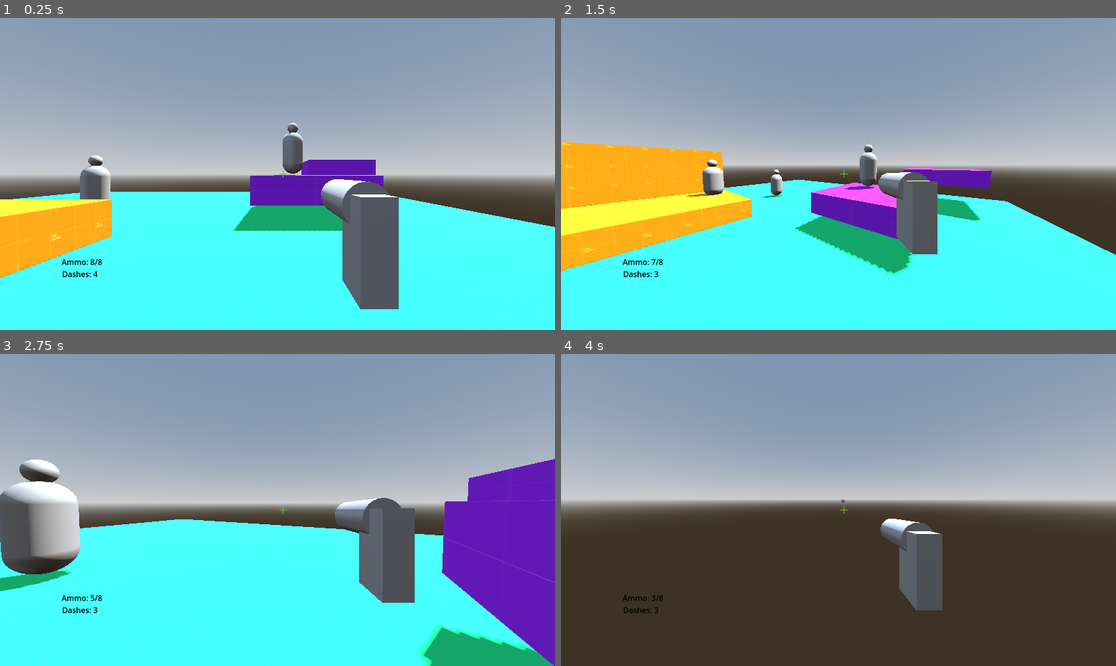
Above: before the commit, frames 1-4 (two rows, left to right).
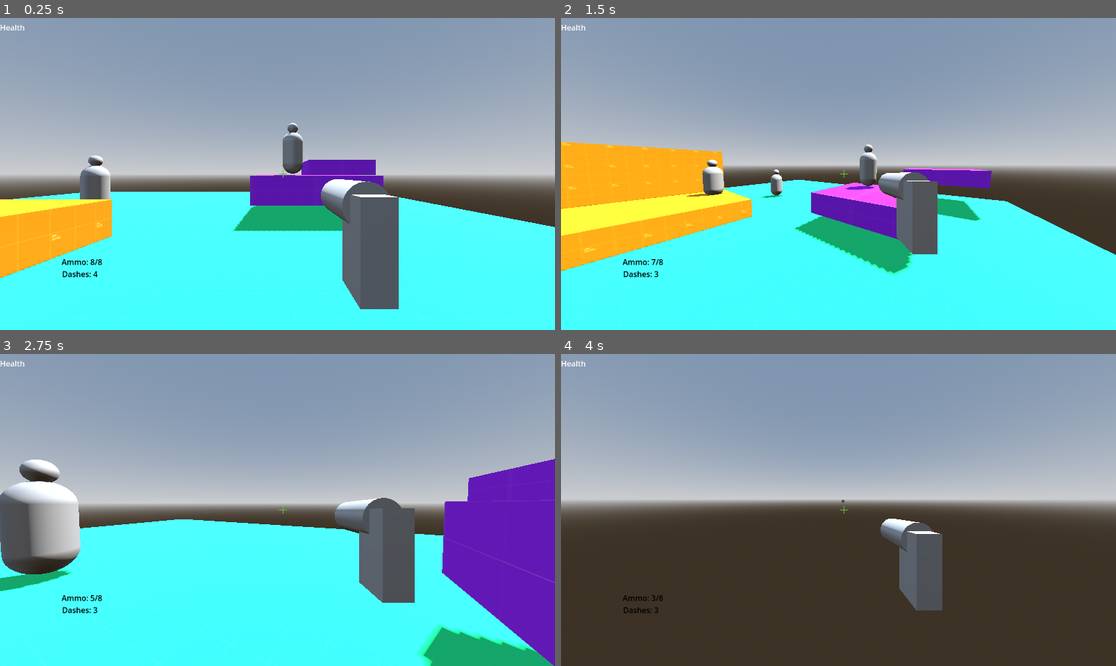
Above: after the commit, the same moments.

Repository: R1fty0/RetroShooter
Game: Godot game, scene res://scenes/environments/main.tscn
Same seed, same stepped clock (60 frames per second), same inputs: the game is played once before the commit and once after it. Before the commit the project starts from res://scenes/main.tscn.
Inputs (mouse positions are in pixels of both pictures, inside the frame that each line leads up to):
- Up to frame 1 (0.25 s): no input
- Up to frame 2 (1.5 s): tap Enter (ui_accept) at 0.5 s; move the mouse to (960, 158) at 0.52 s; press the mouse at (960, 158) at 0.53 s; hold D (right) 0.53-1.28 s; tap Space (jump) at 0.77 s; move the mouse to (810, 174) at 1.27 s; release the mouse at (810, 174) at 1.28 s; hold W (forward) from 1.28 s (still down); tap Q (dash) at 1.35 s
- Up to frame 3 (2.75 s): keep holding W (forward); tap Space (jump) at 1.52 s; click (249, 510) at 1.55 s; move the mouse to (288, 503) at 2.02 s; press the mouse at (288, 503) at 2.03 s
- Up to frame 4 (4 s): keep holding W (forward); move the mouse to (832, 516) at 2.77 s; release the mouse at (832, 516) at 2.78 s; click (832, 516) at 2.85 s; tap Space (jump) at 3.02, 3.77 s; move the mouse to (877, 513) at 3.52 s; hold Q (dash) from 3.53 s (still down); click (877, 513) at 3.8 s

The runs differ from the first frame. In frame 1, less than 0.1% of the frame differs, in the area x 0-5%, y 2-5%; in frame 2, less than 0.1%; in frame 3, less than 0.1%; in frame 4, less than 0.1%.

Commit message:
refactor: common_components folder is now common

Diff:
--- a/scenes/common_components/hitbox/hitbox.tscn
+++ b/common/components/hitbox/hitbox.tscn
@@ -1,6 +1,6 @@
 [gd_scene load_steps=2 format=3 uid="uid://o8wa2e14weyj"]
 
-[ext_resource type="Script" uid="uid://cxe6wigtm4atd" path="res://scenes/common_components/hitbox/hitbox.gd" id="1_johii"]
+[ext_resource type="Script" uid="uid://cxe6wigtm4atd" path="res://common/components/hitbox/hitbox.gd" id="1_johii"]
 
 [node name="Hitbox" type="Area3D"]
 script = ExtResource("1_johii")
--- a/scenes/common_components/projectile/projectile.gd
+++ b/common/components/projectile/projectile.gd
@@ -14,7 +14,7 @@
 	# Move projectile if we don't hit anything.
 	global_position += displacement
 	# Rotate to face movement direction
-	look_at(global_position + displacement, Vector3.UP)
+	##look_at(global_position + displacement, Vector3.UP)
 
 func _projectile_col_detection(displacement: Vector3):
 	# Raycasting for projectile collisions.
--- a/scenes/common_components/projectile/projectile.tscn
+++ b/common/components/projectile/projectile.tscn
@@ -1,6 +1,6 @@
 [gd_scene load_steps=2 format=3 uid="uid://dq5yd82yt3bi1"]
 
-[ext_resource type="Script" uid="uid://kvpyy7bela82" path="res://scenes/common_components/projectile/projectile.gd" id="1_p0ko3"]
+[ext_resource type="Script" uid="uid://kvpyy7bela82" path="res://common/components/projectile/projectile.gd" id="1_p0ko3"]
 
 [node name="Projectile" type="RigidBody3D"]
 gravity_scale = 0.0
--- a/scenes/common_components/projectile_shooting/projectile_shooting_component.tscn
+++ b/common/components/projectile_shooting/projectile_shooting_component.tscn
@@ -1,6 +1,6 @@
 [gd_scene load_steps=2 format=3 uid="uid://cuknilvisd6ti"]
 
-[ext_resource type="Script" uid="uid://cqsku5tnr4gdw" path="res://scenes/common_components/projectile_shooting/projectile_shooting_component.gd" id="1_1fu3q"]
+[ext_resource type="Script" uid="uid://cqsku5tnr4gdw" path="res://common/components/projectile_shooting/projectile_shooting_component.gd" id="1_1fu3q"]
 
 [node name="ProjectileShootingComponent" type="Node3D"]
 script = ExtResource("1_1fu3q")
--- a/project.godot
+++ b/project.godot
@@ -24,6 +24,7 @@
 folder_colors={
 "res://addons/": "red",
 "res://assets/": "orange",
+"res://common/": "purple",
 "res://scenes/": "yellow",
 "res://scripts/": "green"
 }
--- a/scenes/dummy_target/dummy_target.tscn
+++ b/scenes/dummy_target/dummy_target.tscn
@@ -1,7 +1,7 @@
 [gd_scene load_steps=9 format=3 uid="uid://qb1hjy67bcgj"]
 
-[ext_resource type="Script" uid="uid://cxe6wigtm4atd" path="res://scenes/common_components/hitbox/hitbox.gd" id="1_pdk6f"]
-[ext_resource type="Script" uid="uid://dqgtdhcgutyyh" path="res://scenes/common_components/health/health_component.gd" id="3_schw8"]
+[ext_resource type="Script" uid="uid://cxe6wigtm4atd" path="res://common/components/hitbox/hitbox.gd" id="1_pdk6f"]
+[ext_resource type="Script" uid="uid://dqgtdhcgutyyh" path="res://common/components/health/health_component.gd" id="3_schw8"]
 
 [sub_resource type="CapsuleMesh" id="CapsuleMesh_8x61w"]
 
--- a/scenes/main.tscn
+++ b/scenes/environments/main.tscn
@@ -10,6 +10,8 @@
 [ext_resource type="PackedScene" uid="uid://cxryb8gnft8lh" path="res://scenes/ui/ammo_counter/ammo_counter.tscn" id="6_tipki"]
 [ext_resource type="Script" uid="uid://bpiqikyrbdi67" path="res://scenes/ui/ammo_counter/ammo_counter.gd" id="7_85g3d"]
 [ext_resource type="Texture2D" uid="uid://cj6v8a1uklihq" path="res://assets/ui/crosshair_plus.png" id="8_85g3d"]
+[ext_resource type="PackedScene" uid="uid://cr3bjsvyqo2uj" path="res://scenes/ui/health_bar/health_bar.tscn" id="10_eb6dy"]
+[ext_resource type="Script" uid="uid://dgh4fb172joau" path="res://scenes/ui/health_bar/health_bar.gd" id="11_trceg"]
 
 [sub_resource type="ProceduralSkyMaterial" id="ProceduralSkyMaterial_sugp2"]
 sky_horizon_color = Color(0.662243, 0.671743, 0.686743, 1)
@@ -124,6 +126,9 @@
 grow_vertical = 2
 texture = ExtResource("8_85g3d")
 
+[node name="HealthBar" parent="UIManager" instance=ExtResource("10_eb6dy")]
+script = ExtResource("11_trceg")
+
 [node name="Enemies" type="Node" parent="."]
 
 [node name="DummyTarget" parent="Enemies" groups=["enemy"] instance=ExtResource("6_tefeu")]
--- a/scenes/player/bullet/bullet.tscn
+++ b/scenes/player/bullet/bullet.tscn
@@ -1,6 +1,6 @@
 [gd_scene load_steps=4 format=3 uid="uid://0w1orcsp1ssl"]
 
-[ext_resource type="Script" uid="uid://kvpyy7bela82" path="res://scenes/common_components/projectile/projectile.gd" id="1_xikvv"]
+[ext_resource type="Script" uid="uid://kvpyy7bela82" path="res://common/components/projectile/projectile.gd" id="1_xikvv"]
 
 [sub_resource type="BoxMesh" id="BoxMesh_xikvv"]
 
--- a/scenes/player/gun/gun.tscn
+++ b/scenes/player/gun/gun.tscn
@@ -1,6 +1,6 @@
 [gd_scene load_steps=5 format=3 uid="uid://dpcel3p2m0p2l"]
 
-[ext_resource type="PackedScene" uid="uid://cuknilvisd6ti" path="res://scenes/common_components/projectile_shooting/projectile_shooting_component.tscn" id="1_k3w1v"]
+[ext_resource type="PackedScene" uid="uid://cuknilvisd6ti" path="res://common/components/projectile_shooting/projectile_shooting_component.tscn" id="1_k3w1v"]
 [ext_resource type="PackedScene" uid="uid://0w1orcsp1ssl" path="res://scenes/player/bullet/bullet.tscn" id="2_fxov8"]
 
 [sub_resource type="CylinderMesh" id="CylinderMesh_k3w1v"]
--- a/scenes/player/player.tscn
+++ b/scenes/player/player.tscn
@@ -1,12 +1,18 @@
-[gd_scene load_steps=5 format=3 uid="uid://b8ixtymwutihb"]
+[gd_scene load_steps=8 format=3 uid="uid://b8ixtymwutihb"]
 
 [ext_resource type="Script" uid="uid://bhscu0608f1kp" path="res://scenes/player/player.gd" id="1_8afob"]
 [ext_resource type="PackedScene" uid="uid://dpcel3p2m0p2l" path="res://scenes/player/gun/gun.tscn" id="3_gmlin"]
 [ext_resource type="PackedScene" uid="uid://wi4yg3d0clp1" path="res://scenes/player/dash/dash_controller.tscn" id="3_lvxji"]
+[ext_resource type="Script" uid="uid://dqgtdhcgutyyh" path="res://common/components/health/health_component.gd" id="4_p47bc"]
+[ext_resource type="Script" uid="uid://cxe6wigtm4atd" path="res://common/components/hitbox/hitbox.gd" id="5_75vfm"]
 
 [sub_resource type="CapsuleShape3D" id="CapsuleShape3D_iof21"]
 radius = 0.4
 height = 1.8
+
+[sub_resource type="CapsuleShape3D" id="CapsuleShape3D_0owmy"]
+radius = 0.44892
+height = 1.7849
 
 [node name="Player" type="CharacterBody3D"]
 script = ExtResource("1_8afob")
@@ -32,5 +38,20 @@
 dash_recharge_time = 2.25
 max_dash_count = 4
 
+[node name="HealthComponent" type="Node" parent="."]
+script = ExtResource("4_p47bc")
+metadata/_custom_type_script = "uid://dqgtdhcgutyyh"
+
+[node name="Hitbox" type="Area3D" parent="." node_paths=PackedStringArray("health_component")]
+script = ExtResource("5_75vfm")
+target_group = "player"
+health_component = NodePath("../HealthComponent")
+metadata/_custom_type_script = "uid://cxe6wigtm4atd"
+
+[node name="CollisionShape3D" type="CollisionShape3D" parent="Hitbox"]
+transform = Transform3D(1, 0, 0, 0, 1, 0, 0, 0, 1, 0, 0.896644, 0)
+shape = SubResource("CapsuleShape3D_0owmy")
+debug_color = Color(0.394795, 0.123824, 0.882574, 0.42)
+
 [editable path="Head/Gun"]
 [editable path="Head/Gun/Barrel/ProjectileShootingComponent"]
--- /dev/null
+++ b/scenes/ui/health_bar/health_bar.gd
@@ -0,0 +1,5 @@
+extends Label
+
+
+func _process(delta: float) -> void:
+	pass
--- /dev/null
+++ b/scenes/ui/health_bar/health_bar.tscn
@@ -0,0 +1,12 @@
+[gd_scene load_steps=2 format=3 uid="uid://cr3bjsvyqo2uj"]
+
+[sub_resource type="LabelSettings" id="LabelSettings_choun"]
+
+[node name="HealthBar" type="Label"]
+offset_top = 8.0
+offset_right = 52.0
+offset_bottom = 31.0
+text = "Health"
+label_settings = SubResource("LabelSettings_choun")
+horizontal_alignment = 1
+vertical_alignment = 1
Renamed: scenes/common_components/health/health_component.gd -> common/components/health/health_component.gd
Renamed: scenes/common_components/health/health_component.gd.uid -> common/components/health/health_component.gd.uid
Renamed: scenes/common_components/health/health_component.tscn -> common/components/health/health_component.tscn
Renamed: scenes/common_components/hitbox/hitbox.gd -> common/components/hitbox/hitbox.gd
Renamed: scenes/common_components/hitbox/hitbox.gd.uid -> common/components/hitbox/hitbox.gd.uid
Renamed: scenes/common_components/projectile/projectile.gd.uid -> common/components/projectile/projectile.gd.uid
Renamed: scenes/common_components/projectile_shooting/projectile_shooting_component.gd -> common/components/projectile_shooting/projectile_shooting_component.gd
Renamed: scenes/common_components/projectile_shooting/projectile_shooting_component.gd.uid -> common/components/projectile_shooting/projectile_shooting_component.gd.uid
Not shown: 1 places in scenes/environments/main.tscn that only renumber resources
Not shown, added: scenes/ui/health_bar/health_bar.gd.uid
